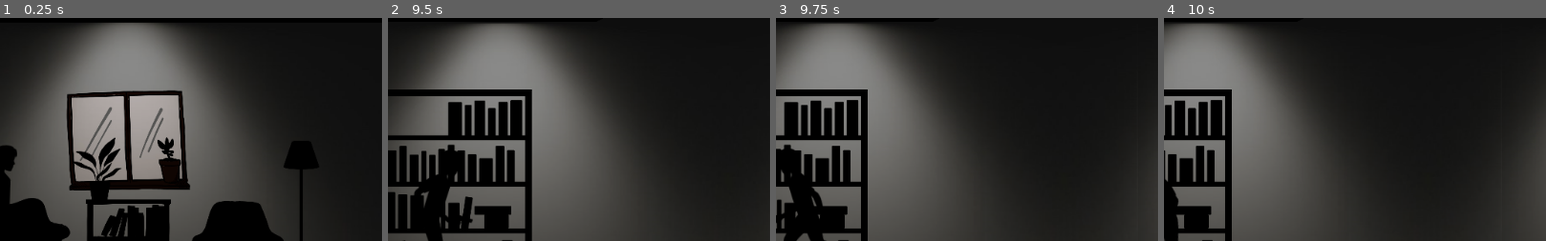
Above: before the commit, frames 1-4 (left to right).
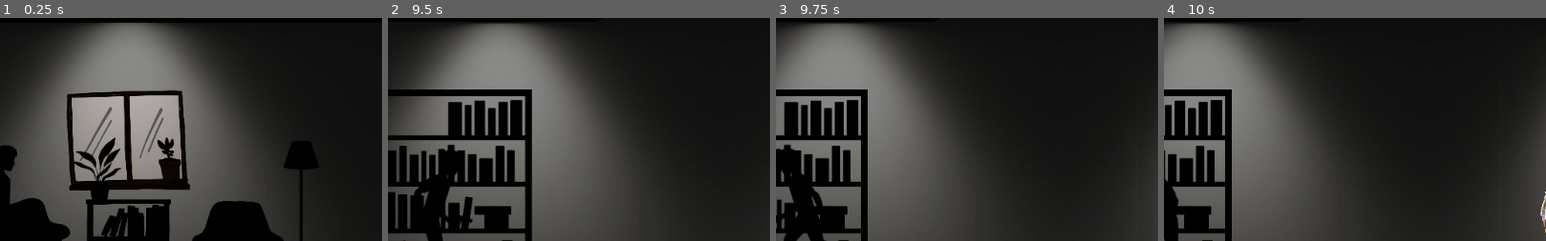
Above: after the commit, the same moments.

Repository: endcrs/COMA
Game: Godot game, scene res://mapas/mundo/mundo.tscn
The game is run twice, just before and just after one commit, with the same random seed, the same clock (stepped at 60 frames per second) and the same inputs.
Inputs (mouse positions are % of the whole screen's width and height, from its top left):
- Up to frame 1 (0.25 s): no input
- Up to frame 2 (9.5 s): move the mouse to (72, 45) at 0.52 s; hold Right (ui_right) 0.53-2.03 s; move the mouse to (30, 55) at 1.27 s; move the mouse to (60, 28) at 2.02 s; hold Left (ui_left) 2.03-2.78 s; move the mouse to (45, 70) at 2.77 s; hold Right (ui_right) 2.78-4.28 s; move the mouse to (80, 65) at 3.52 s; move the mouse to (20, 35) at 4.27 s; hold Left (ui_left) 4.28-5.03 s; move the mouse to (55, 50) at 5.02 s; hold Right (ui_right) 5.03-5.78 s; move the mouse to (35, 25) at 5.77 s; hold Left (ui_left) 5.78-7.28 s; move the mouse to (72, 45) at 6.52 s; move the mouse to (30, 55) at 7.27 s; hold Right (ui_right) from 7.28 s (still down); move the mouse to (60, 28) at 8.02 s; move the mouse to (45, 70) at 8.77 s
- Up to frame 3 (9.75 s): move the mouse to (80, 65) at 9.52 s; release Right (ui_right) at 9.53 s; hold Left (ui_left) from 9.53 s (still down)
- Up to frame 4 (10 s): keep holding Left (ui_left)
The pictures show only the part of the screen within x 50-100%, y 24-74%; the shares and areas given below are measured in that part.

Frames 1-3 are identical in both runs. In frame 4, 0.1% of the frame differs, in the area x 98-100%, y 77-97%.

Commit message:
perseguição do inimigo

Diff:
--- a/GAME/mapas/mundo/mundo.tscn
+++ b/GAME/mapas/mundo/mundo.tscn
@@ -1,9 +1,10 @@
-[gd_scene load_steps=7 format=2]
+[gd_scene load_steps=8 format=2]
 
 [ext_resource path="res://player/player.tscn" type="PackedScene" id=1]
 [ext_resource path="res://objetos/moveis/pngwing.com.png" type="Texture" id=2]
 [ext_resource path="res://mapas/mundo/Oculux Dead Front 3_5IN Round Open Reflector Trim - Flood _ 2700K.jpg" type="Texture" id=3]
 [ext_resource path="res://objetos/moveis/moveis.png" type="Texture" id=4]
+[ext_resource path="res://zombie/zombie.tscn" type="PackedScene" id=5]
 
 [sub_resource type="RectangleShape2D" id=1]
 extents = Vector2( 2432, 40 )
@@ -168,3 +169,6 @@
 texture = ExtResource( 4 )
 region_enabled = true
 region_rect = Rect2( 570, 66, 146, 198 )
+
+[node name="zombie" parent="." instance=ExtResource( 5 )]
+position = Vector2( 2252, 429 )
--- a/GAME/player/player.tscn
+++ b/GAME/player/player.tscn
@@ -57,7 +57,7 @@
 nodes/Walk/node = SubResource( 41 )
 nodes/Walk/position = Vector2( -520, 340 )
 nodes/output/position = Vector2( 720, 140 )
-node_connections = [ "TimeScale 3", 0, "Shooter", "TimeScale", 0, "Walk", "OneShot", 0, "IsMovementAim", "OneShot", 1, "TimeScale 3", "IsMovementAim", 0, "Idle", "IsMovementAim", 1, "TimeScale", "output", 0, "OneShot" ]
+node_connections = [ "TimeScale", 0, "Walk", "IsMovementAim", 0, "Idle", "IsMovementAim", 1, "TimeScale", "OneShot", 0, "IsMovementAim", "OneShot", 1, "TimeScale 3", "TimeScale 3", 0, "Shooter", "output", 0, "OneShot" ]
 
 [sub_resource type="AnimationNodeAnimation" id=45]
 animation = "caindo"
@@ -98,7 +98,7 @@
 nodes/Walk/node = SubResource( 42 )
 nodes/Walk/position = Vector2( -1080, 320 )
 nodes/output/position = Vector2( -40, 0 )
-node_connections = [ "IsMoviment", 0, "Idle", "IsMoviment", 1, "TimeWalk", "TimeWalk", 0, "Walk", "JumpOrFall", 0, "Jump", "JumpOrFall", 1, "Fall", "IsOnFloor", 0, "JumpOrFall", "IsOnFloor", 1, "IsMoviment", "output", 0, "IsOnFloor" ]
+node_connections = [ "JumpOrFall", 0, "Jump", "JumpOrFall", 1, "Fall", "IsMoviment", 0, "Idle", "IsMoviment", 1, "TimeWalk", "TimeWalk", 0, "Walk", "IsOnFloor", 0, "JumpOrFall", "IsOnFloor", 1, "IsMoviment", "output", 0, "IsOnFloor" ]
 
 [sub_resource type="AnimationNodeStateMachineTransition" id=33]
 xfade_time = 0.1
@@ -4632,7 +4632,7 @@
 "values": [ 0.0, 0.0 ]
 }
 
-[node name="Player" type="KinematicBody2D"]
+[node name="Player" type="KinematicBody2D" groups=["player"]]
 z_index = 2
 script = ExtResource( 2 )
 
--- /dev/null
+++ b/GAME/zombie/zombie.gd
@@ -0,0 +1,42 @@
+extends KinematicBody2D
+
+var speedx = 0
+var speedy = 980
+var pushy = 0
+var ground = Vector2(0, -1)
+
+
+func _ready():
+	pass
+
+func _physics_process(delta):
+	if is_on_floor():
+		pushy +- delta
+	if pushy > 1:
+		pushy = 1
+
+	var gravity = Vector2(0, pushy*speedy)
+	move_and_slide(gravity, ground)
+
+
+	position = Vector2(position.x + speedx, position.y)
+
+func _on_detector_direita_body_entered(body):
+	if body.is_in_group("player"):
+		speedx = 2
+	pass
+
+
+func _on_detector_esquerda_body_entered(body):
+	if body.is_in_group("player"):
+		speedx = -2
+	pass # Replace with function body.
+
+func _on_detector_direita_body_exited(body):
+	if body.is_in_group("player"):
+		speedx = 0
+	pass # Replace with function body.
+func _on_detector_esquerda_body_exited(body):
+	if body.is_in_group("player"):
+		speedx = 0
+	pass # Replace with function body.
--- /dev/null
+++ b/GAME/zombie/zombie.tscn
@@ -0,0 +1,45 @@
+[gd_scene load_steps=5 format=2]
+
+[ext_resource path="res://zombie/6a47f56a1b951814ad6717d4acb1ea3c.png" type="Texture" id=1]
+[ext_resource path="res://zombie/zombie.gd" type="Script" id=2]
+
+[sub_resource type="CapsuleShape2D" id=1]
+radius = 27.0
+height = 128.0
+
+[sub_resource type="RectangleShape2D" id=2]
+extents = Vector2( 199.25, 92.5684 )
+
+[node name="zombie" type="KinematicBody2D"]
+position = Vector2( 499, 282 )
+script = ExtResource( 2 )
+__meta__ = {
+"_edit_group_": true
+}
+
+[node name="Sprite" type="Sprite" parent="."]
+scale = Vector2( 0.1, 0.1 )
+texture = ExtResource( 1 )
+
+[node name="CollisionShape2D" type="CollisionShape2D" parent="."]
+visible = false
+shape = SubResource( 1 )
+
+[node name="detector_direita" type="Area2D" parent="."]
+visible = false
+
+[node name="CollisionShape2D" type="CollisionShape2D" parent="detector_direita"]
+position = Vector2( 237, -10 )
+shape = SubResource( 2 )
+
+[node name="detector_esquerda" type="Area2D" parent="."]
+visible = false
+
+[node name="CollisionShape2D2" type="CollisionShape2D" parent="detector_esquerda"]
+position = Vector2( -235, -10 )
+shape = SubResource( 2 )
+
+[connection signal="body_entered" from="detector_direita" to="." method="_on_detector_direita_body_entered"]
+[connection signal="body_exited" from="detector_direita" to="." method="_on_detector_direita_body_exited"]
+[connection signal="body_entered" from="detector_esquerda" to="." method="_on_detector_esquerda_body_entered"]
+[connection signal="body_exited" from="detector_esquerda" to="." method="_on_detector_esquerda_body_exited"]
Binary file added: GAME/zombie/6a47f56a1b951814ad6717d4acb1ea3c.png
Not shown, added: GAME/zombie/6a47f56a1b951814ad6717d4acb1ea3c.png.import
Not shown, added: GAME/zombie/download.jpeg.import
